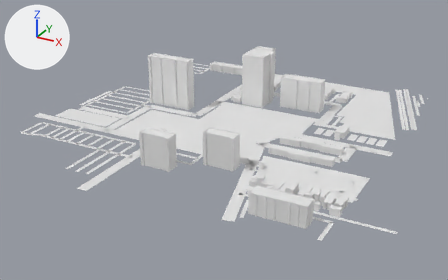
The glTF model app/public/world/tiles/2_10.glb, before and after one commit.
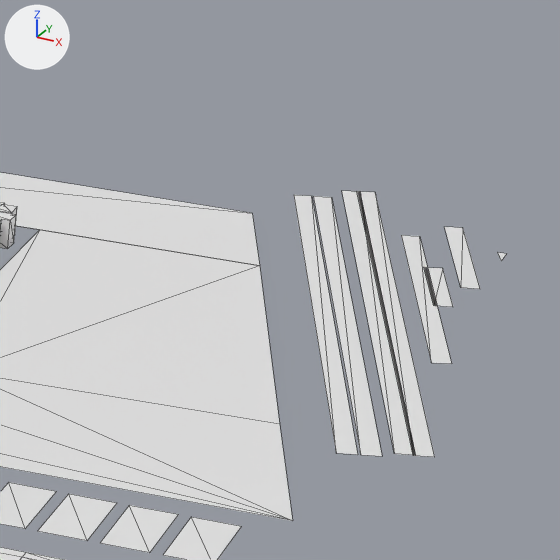
Each version appears first whole from a 50 mm camera at (1676.0, -6039.0, 360.0) aimed at (1261.0, -5285.0, -18.0), and next in a close-up on the part from 78% to 97% of the width and 21% to 52% of the height. Lighting does not change. The marker at upper left points along +X, +Y and +Z. The older version's two pictures come first. The close-ups show mesh edges as thin lines. Where no turn or scale is listed for an object, it has been applied to the vertices. Vertices at exactly the same position are counted once.

Names of what the first close-up shows: 'buildings', 'ground'.
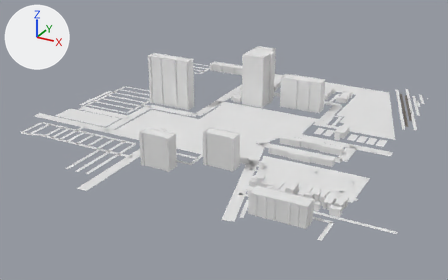
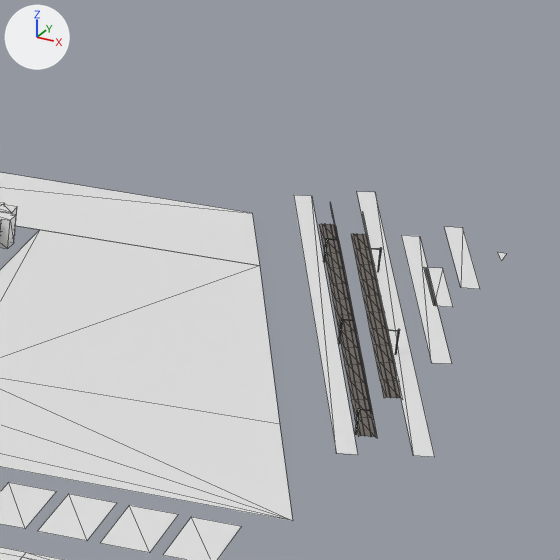
The change, as JSON lines over the scene's bpy script:
```json
{"op": "add", "block": "mat_defaultmaterial", "code": ["mat_defaultmaterial = bpy.data.materials.new('DefaultMaterial')", "mat_defaultmaterial.use_nodes = True; mat_defaultmaterial.node_tree.nodes.clear()", "_N = mat_defaultmaterial.node_tree.nodes; _L = mat_defaultmaterial.node_tree.links", "n0 = _N.new('ShaderNodeOutputMaterial'); n0.name = 'Material Output'", "n1 = _N.new('ShaderNodeBsdfPrincipled'); n1.name = 'Principled BSDF'", "n2 = _N.new('ShaderNodeVertexColor'); n2.name = 'Color Attribute'", "_L.new(n1.outputs[0], n0.inputs[0])  # 'BSDF' to 'Surface'", "_L.new(n2.outputs[0], n1.inputs[0])  # 'Color' to 'Base Color'"]}
{"block": "me_ground", "where": "# used by ob_ground; location = (1267.2, -5251.5, 0.1)"}
{"op": "remove", "block": "me_ground", "code": "me_ground.from_pydata(...)  # 960 vertices, 744 faces; spans x -296.0..296.0, y -284.0..284.0, z 0.0"}
{"op": "add", "block": "me_ground", "code": "me_ground.from_pydata(...)  # 952 vertices, 740 faces; spans x -296.0..296.0, y -284.0..284.0, z 0.0"}
{"block": "me_ground", "change": "me_ground part 1: the loose piece of 4 vertices spanning x 182.0..244.0, y 100.0..283.0, z 0.0 is deleted"}
{"block": "me_ground", "change": "me_ground part 2: the loose piece of 4 vertices spanning x 177.0..238.0, y 96.0..275.0, z 0.0 is deleted"}
{"op": "add", "block": "me_transit", "code": ["me_transit = bpy.data.meshes.new('transit')", "me_transit.from_pydata(...)  # 580 vertices, 984 faces; spans x -25.0..25.0, y -72.7..72.7, z -3.3..3.3", "me_transit.materials.append(mat_defaultmaterial)"]}
{"op": "add", "block": "ob_transit", "code": ["ob_transit = bpy.data.objects.new('transit', me_transit)", "ob_transit.location = (1476.1, -5071.7, 3.2)"]}
```

Pixel boxes (x1, y1, x2, y2) of what changed, in the close-ups (560 x 560 px):
```json
{"object": "transit", "change": "added", "after": [319, 202, 401, 438]}
{"part": 1, "of": "me_ground", "change": "deleted", "before": [342, 191, 416, 455]}
{"part": 2, "of": "me_ground", "change": "deleted", "before": [313, 196, 382, 456]}
```
